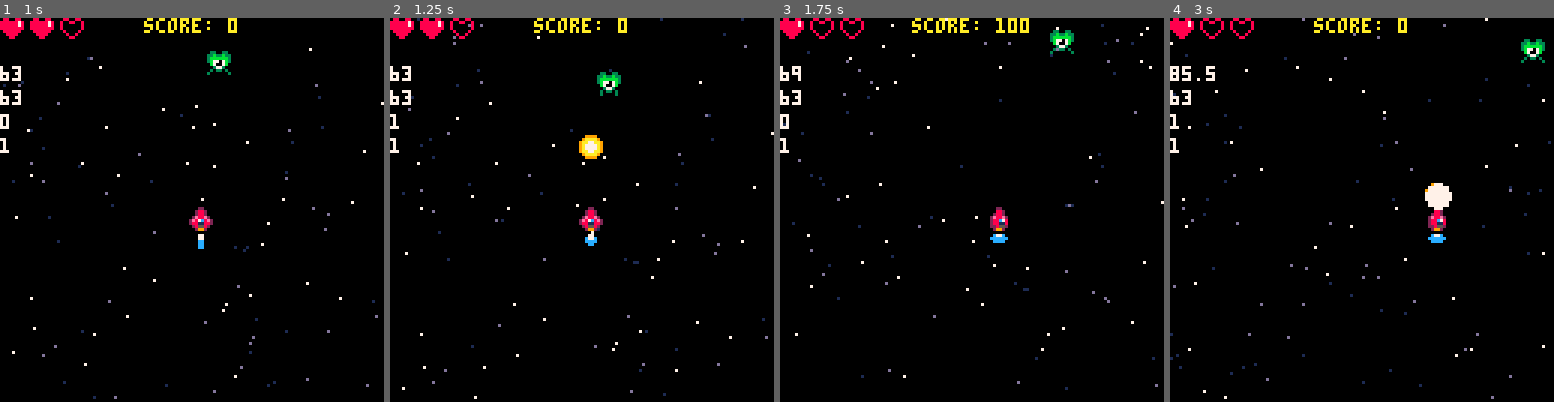
Above: before the commit, frames 1-4 (left to right).
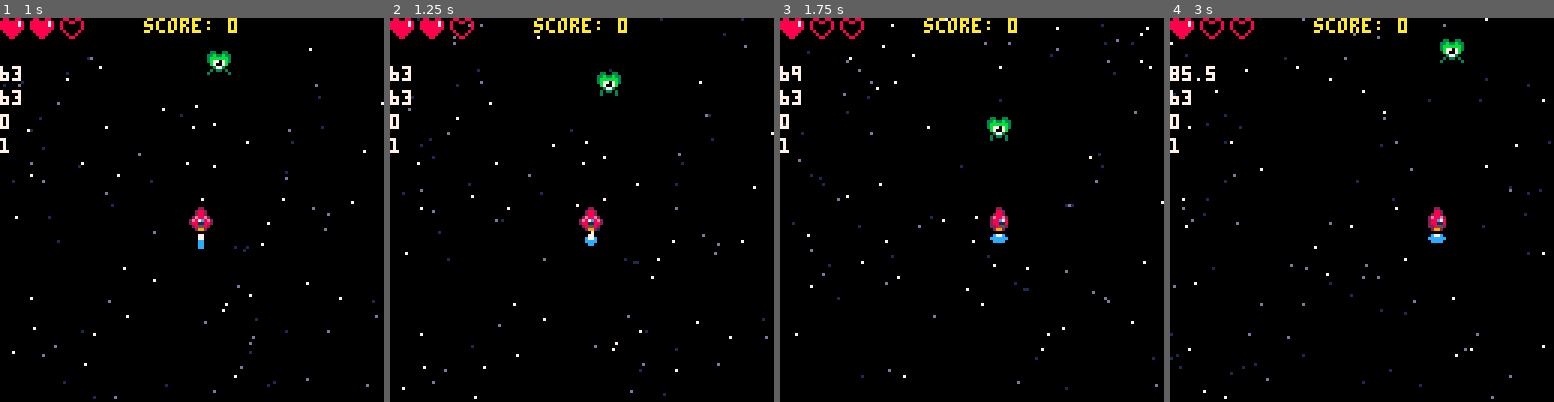
Above: after the commit, the same moments.

Repository: nascimento-cesar/pico-kombat-2
Game: PICO-8 cartridge shmup/shmup.p8
The game is run twice, just before and just after one commit, with the same random seed, the same clock (stepped at 60 frames per second) and the same inputs.
Inputs:
- Up to frame 1 (1 s): tap X (X key) at 0.33 s; tap O (Z key) at 0.7 s
- Up to frame 2 (1.25 s): tap X (X key) at 1.07 s
- Up to frame 3 (1.75 s): hold Right from 1.6 s (still down); tap O (Z key) at 1.7 s
- Up to frame 4 (3 s): tap X (X key) at 1.85, 2.97 s; release Right at 2.1 s; tap O (Z key) at 2.1, 2.5, 2.9 s; hold Up 2.15-2.42 s; hold Right from 2.47 s (still down)

Frame 1 is identical in both runs. In frame 2, 0.4% of the frame differs, in the area x 0-56%, y 25-37%; in frame 3, 0.9%; in frame 4, 0.9%, in the area x 0-98%, y 5-50%.

Commit message:
feat(shmup): set firing ratio and add hit invincibility animation

Diff:
--- a/shmup/draw.lua
+++ b/shmup/draw.lua
@@ -43,8 +43,17 @@
 end
 
 function draw_ship()
-  spr(ship.sprite, ship.x, ship.y)
+  if invincibility_frames > 0 then
+    if sin(invincibility_frames / 5) < 0 then
+      spr(ship.sprite, ship.x, ship.y)
+    end
+  else
+    spr(ship.sprite, ship.x, ship.y)
+    draw_thruster()
+  end
+end
 
+function draw_thruster()
   if ship.thruster_sprite_i >= #sprites.thruster then
     ship.thruster_sprite_i = 1
   else
--- a/shmup/init.lua
+++ b/shmup/init.lua
@@ -63,6 +63,8 @@
 
 function set_bullets()
   bullet_speed = 4
+  bullet_ratio = 6
+  bullet_cooldown = bullet_ratio
   bullets = {}
 end
 
--- a/shmup/update.lua
+++ b/shmup/update.lua
@@ -65,15 +65,20 @@
 end
 
 function handle_firing()
-  if btnp(❎) then
-    sfx(0)
-    local bullet_x, bullet_y = get_ship_front_axes()
-    local new_bullet = {
-      x = bullet_x,
-      y = bullet_y,
-      muzzle_r = muzzle_r
-    }
-    add(bullets, new_bullet)
+  if btn(❎) then
+    if bullet_cooldown <= 0 then
+      sfx(0)
+      local bullet_x, bullet_y = get_ship_front_axes()
+      local new_bullet = {
+        x = bullet_x,
+        y = bullet_y,
+        muzzle_r = muzzle_r
+      }
+      add(bullets, new_bullet)
+      bullet_cooldown = bullet_ratio
+    end
+
+    bullet_cooldown -= 1
   end
 
   for bullet in all(bullets) do
